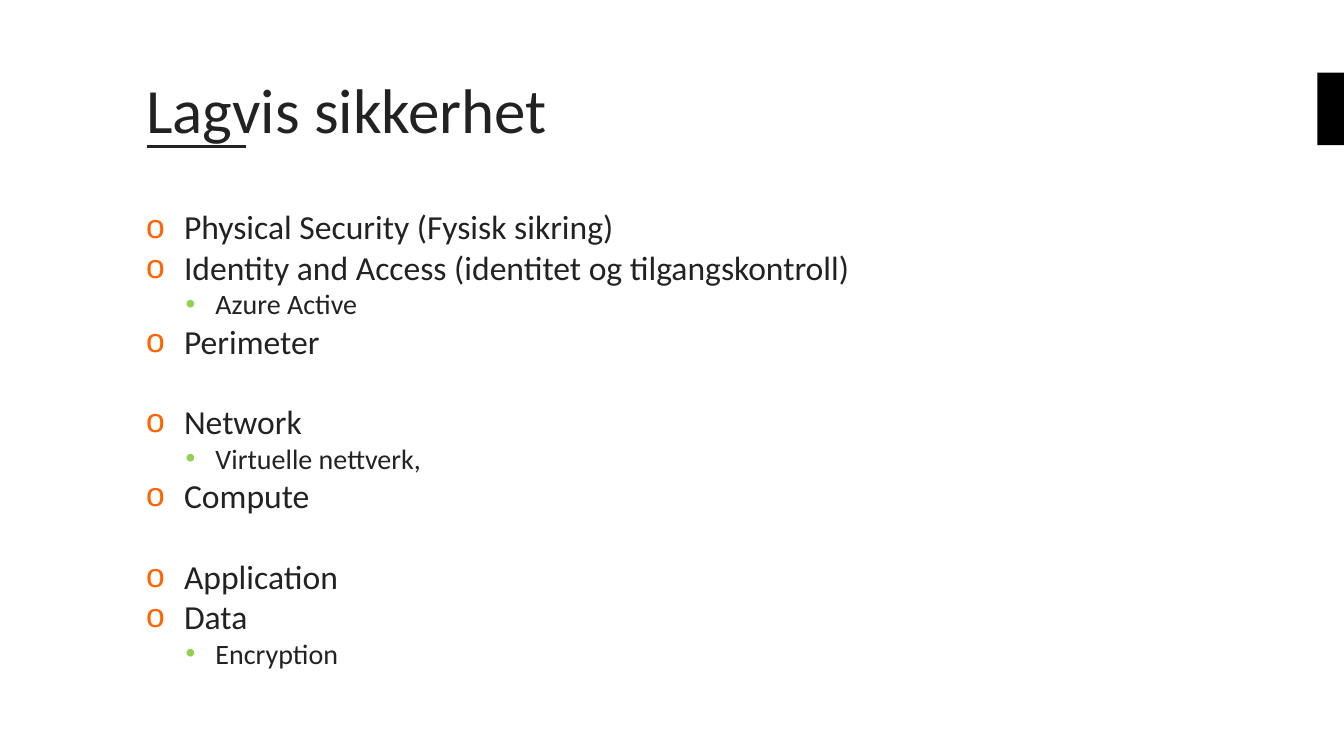
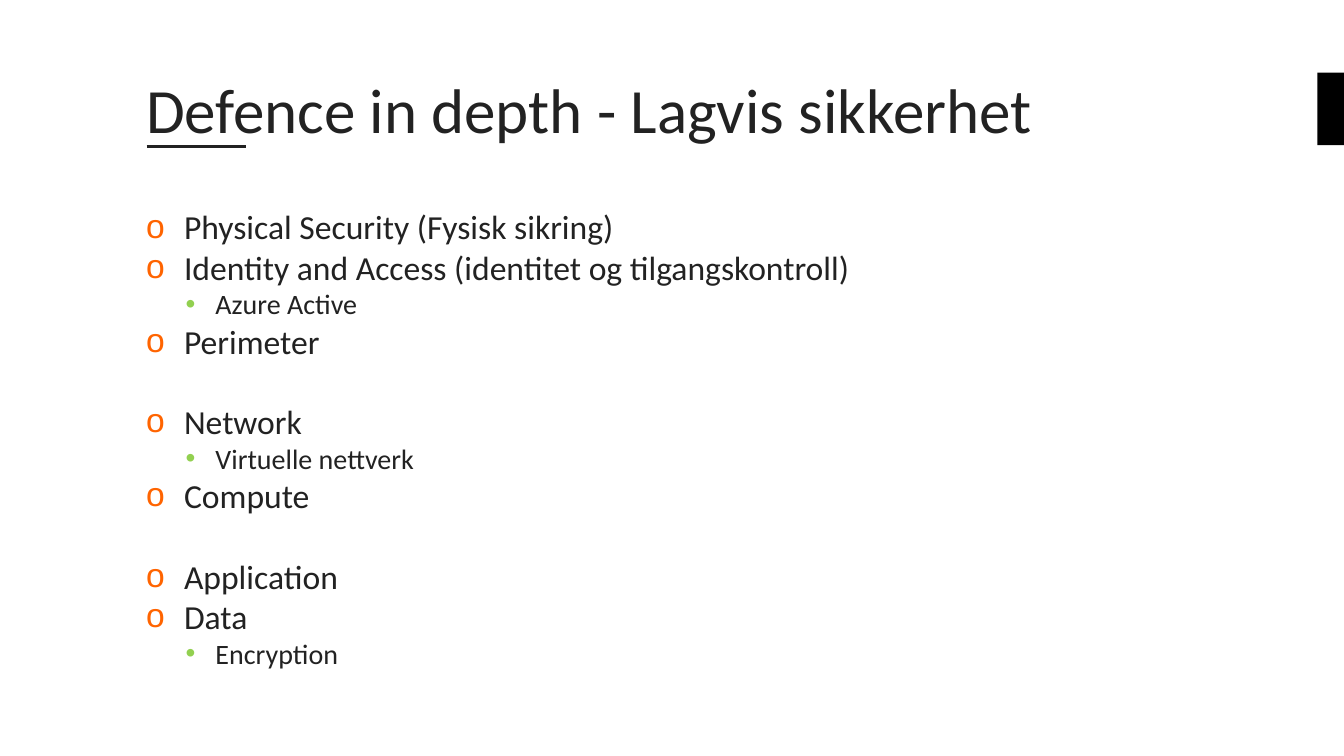
Before and after one commit to bouvet/azure-workshops, a slide deck: slide 6 of Workshop_3/Presentasjon/Azureskolen-Workshop#3.pptx. Drawn at 1344x756 pixels with LibreOffice and Linux fonts; fonts in the diff are those of the drawing; background and template pictures are left out. Boxes give left, top, right and bottom in pixels: in the first picture for what was removed or moved away, otherwise in the second. Text is boxed around its words. In the diff, an @@ line names an element or a change of style, - is before the commit and + after.

```diff
--- a/Workshop_3/Presentasjon/Azureskolen-Workshop#3.pptx
+++ b/Workshop_3/Presentasjon/Azureskolen-Workshop#3.pptx
@@ title at box(146, 89, 1032, 148): text changed @@
-Lagvis sikkerhet
+Defence in depth - Lagvis sikkerhet
@@ text at box(215, 449, 414, 469): text changed @@
-  • Virtuelle nettverk,
+  • Virtuelle nettverk
```
Also in this commit, not shown: 3 other slides changed, 5 slides added, 1 slide removed.
